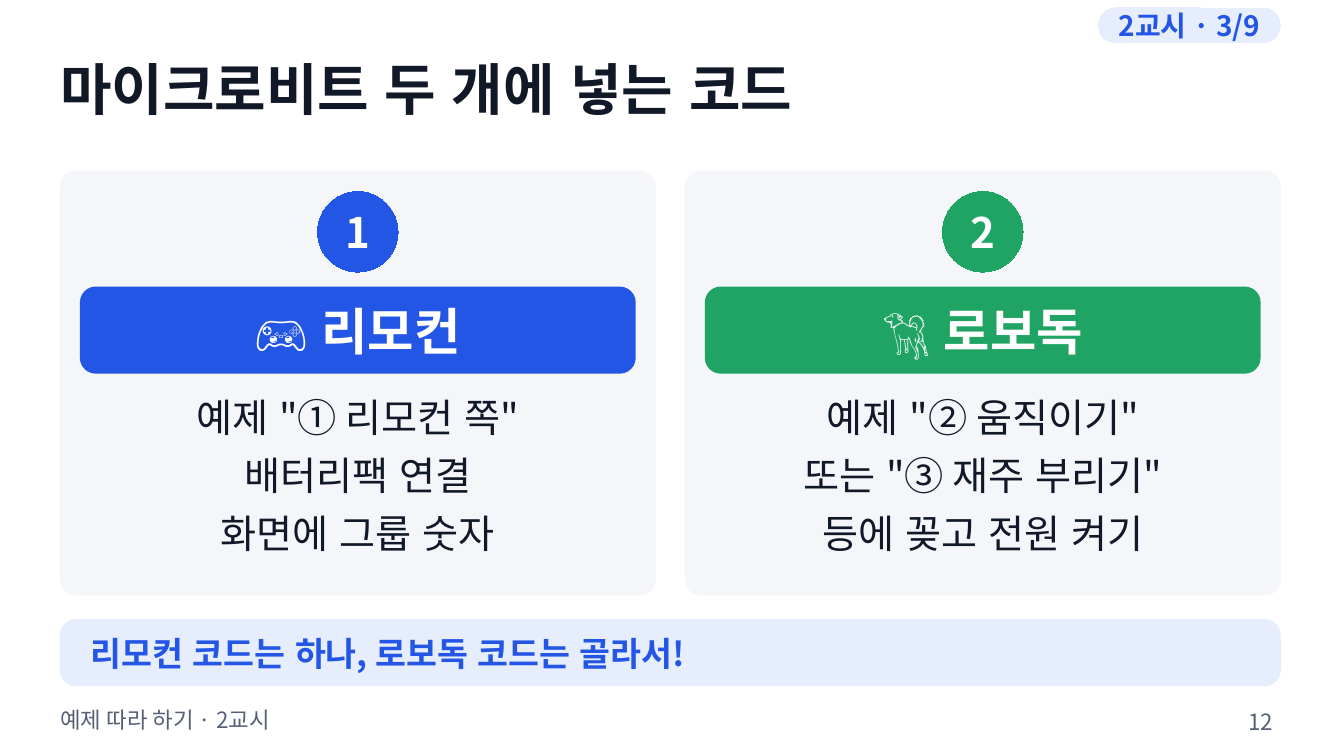
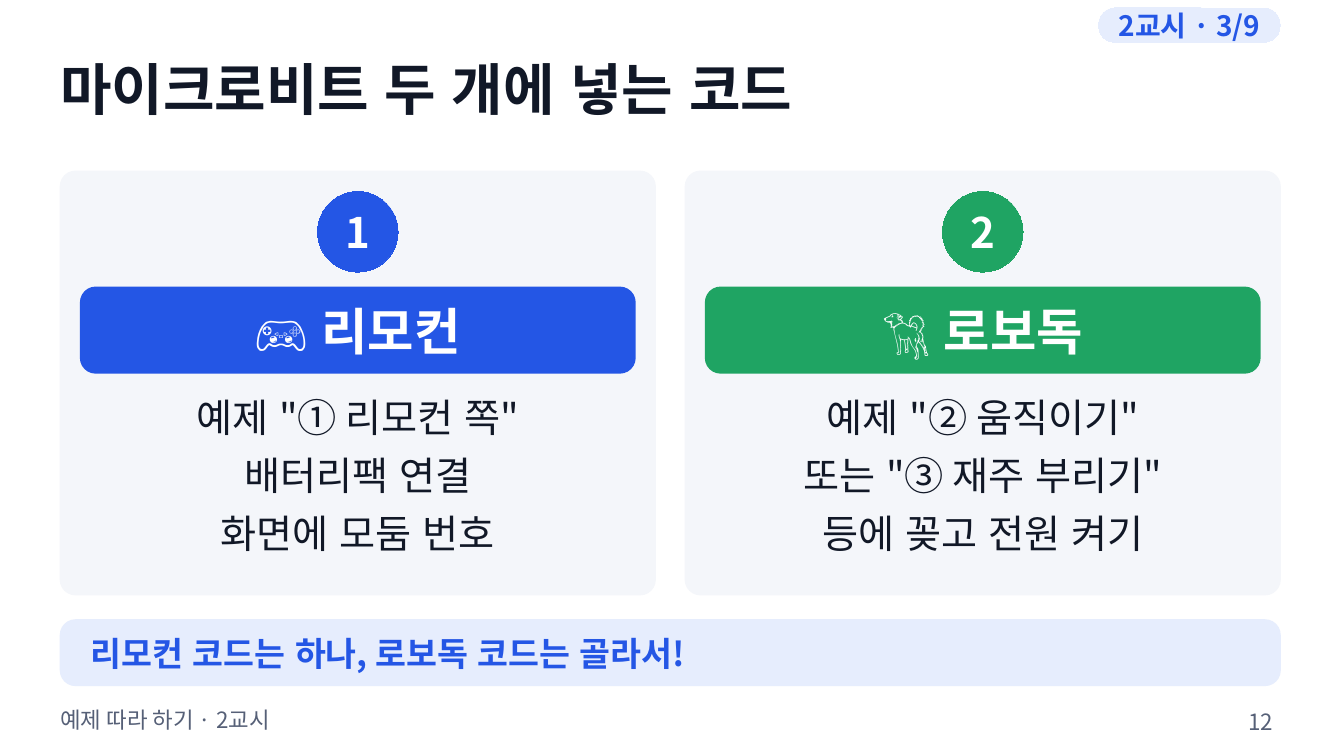
Before and after one commit to boundaryx01-uniquelife/microbit, a slide deck: slide 12 of bridge/docs/materials/예제_따라하기/예제_수업슬라이드.pptx. Drawn at 1344x756 pixels with LibreOffice and Linux fonts; fonts in the diff are those of the drawing. Boxes give left, top, right and bottom in pixels: in the first picture for what was removed or moved away, otherwise in the second. Text is boxed around its words. In the diff, an @@ line names an element or a change of style, - is before the commit and + after.

```diff
--- a/bridge/docs/materials/예제_따라하기/예제_수업슬라이드.pptx
+++ b/bridge/docs/materials/예제_따라하기/예제_수업슬라이드.pptx
@@ text at [221, 515, 495, 551]: text changed @@
-화면에 그룹 숫자
+화면에 모둠 번호
```
Also in this commit, not shown: 4 other slides changed, 55 other files.
